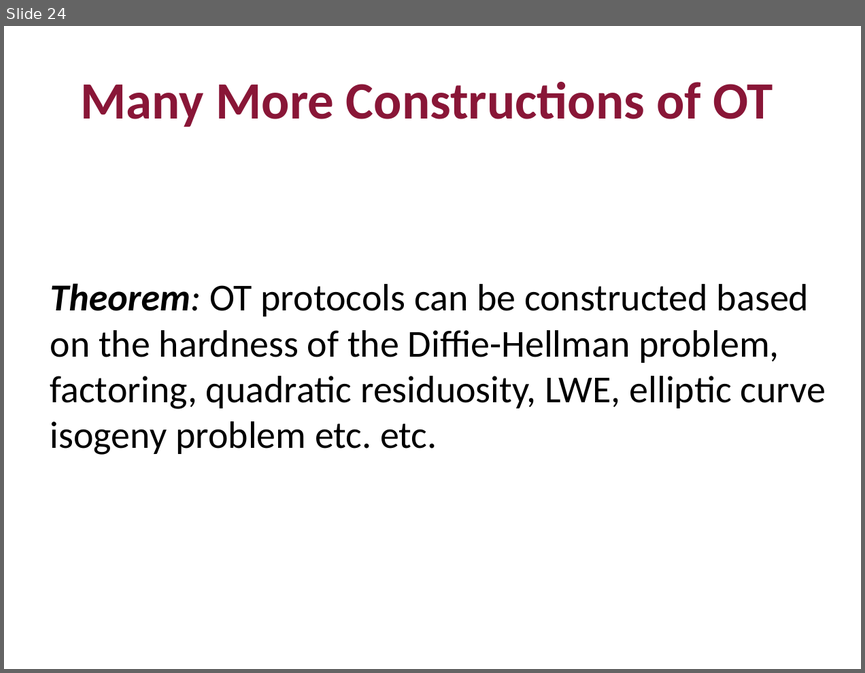
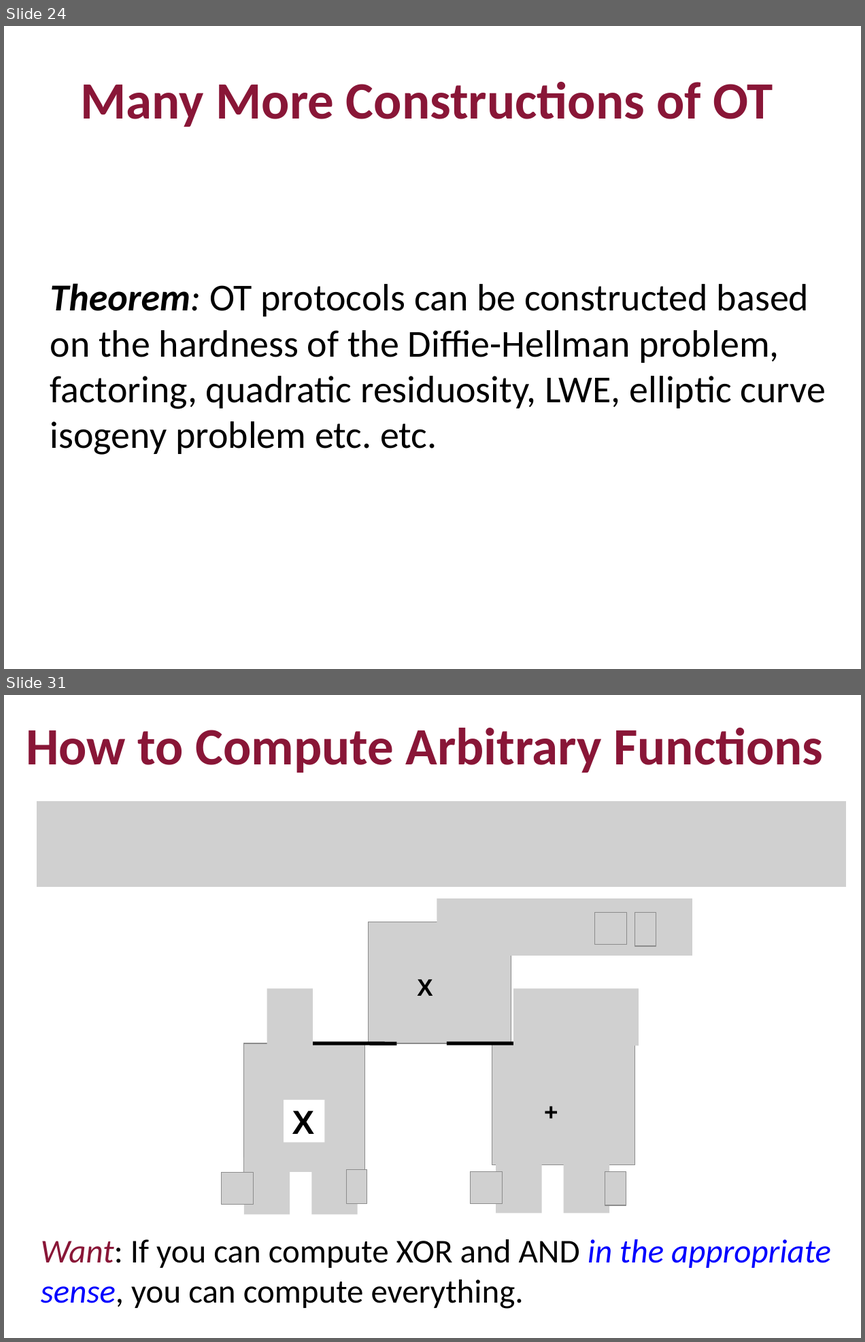
Before and after one commit to mit6875/mit6875.github.io, a slide deck: FA22SLIDES/lec21.pptx. Shown one above the other, each under a label of ours: slide 24 before the commit, slides 24 and 31 after it; the slides between them are not shown. The pictures are 865x673 and 865x1342 pixels, drawn with LibreOffice and Linux fonts; fonts in the diff are those of the drawing; grey boxes stand for pictures. Boxes give left, top, right and bottom in pixels: in the first picture for what was removed or moved away, otherwise in the second. Text is boxed around its words. In the diff, an @@ line names an element or a change of style, - is before the commit and + after.

```diff
--- a/FA22SLIDES/lec21.pptx
+++ b/FA22SLIDES/lec21.pptx
@@ slide 31 added at (4, 695, 861, 1338), background #FFFFFF @@
@@ text added at (26, 728, 823, 773), 44 pt, text #891637, bold @@
+How to Compute Arbitrary Functions
@@ picture added at (36, 800, 847, 888) @@
@@ picture added at (436, 898, 692, 955) @@
@@ picture added at (594, 913, 626, 945) @@
@@ picture added at (634, 912, 655, 946) @@
@@ picture added at (267, 988, 313, 1045) @@
@@ picture added at (513, 988, 638, 1045) @@
@@ group added at (244, 922, 636, 1215): 3 pictures, 2 texts, 2 rectangles, 2 lines @@
++
+X
+X
@@ group added at (222, 1156, 626, 1215): 8 pictures @@
@@ rectangle added at (34, 1226, 844, 1314), outline #FFFFFF 1 pt, 28 pt, text #000000 @@
+Want: If you can compute XOR and AND in the appropriate sense, you can compute everything.
```
Also in this commit, not shown: 1 slide changed, 13 other slides added, 10 slides removed, 1 other file.
